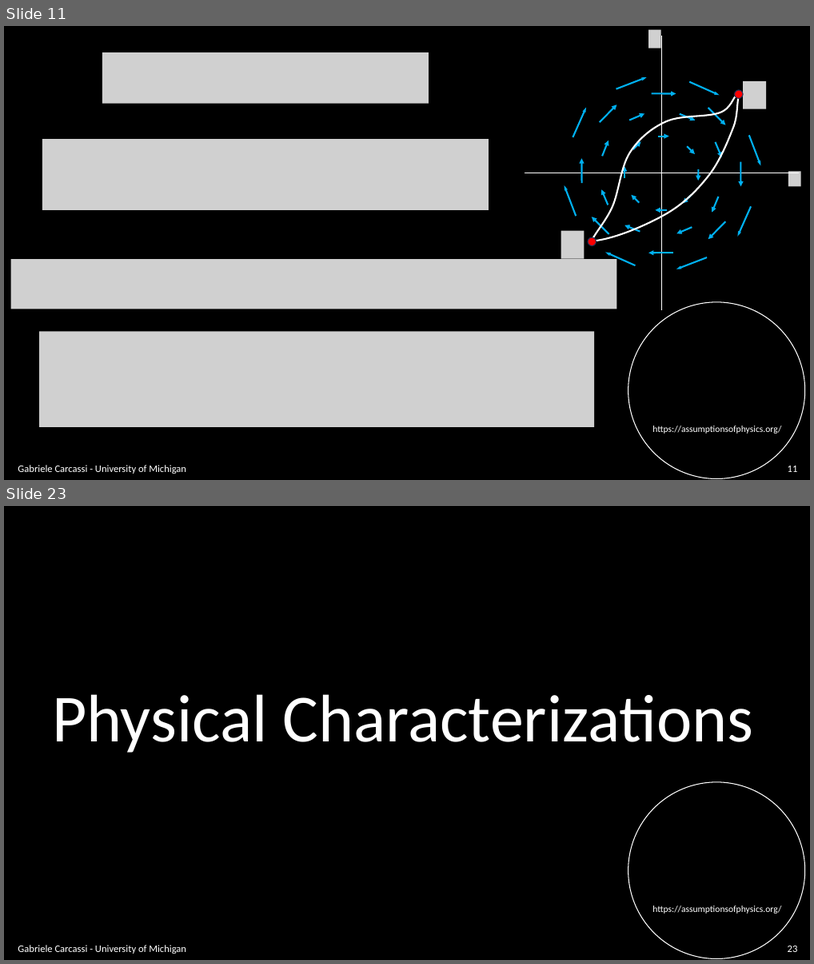
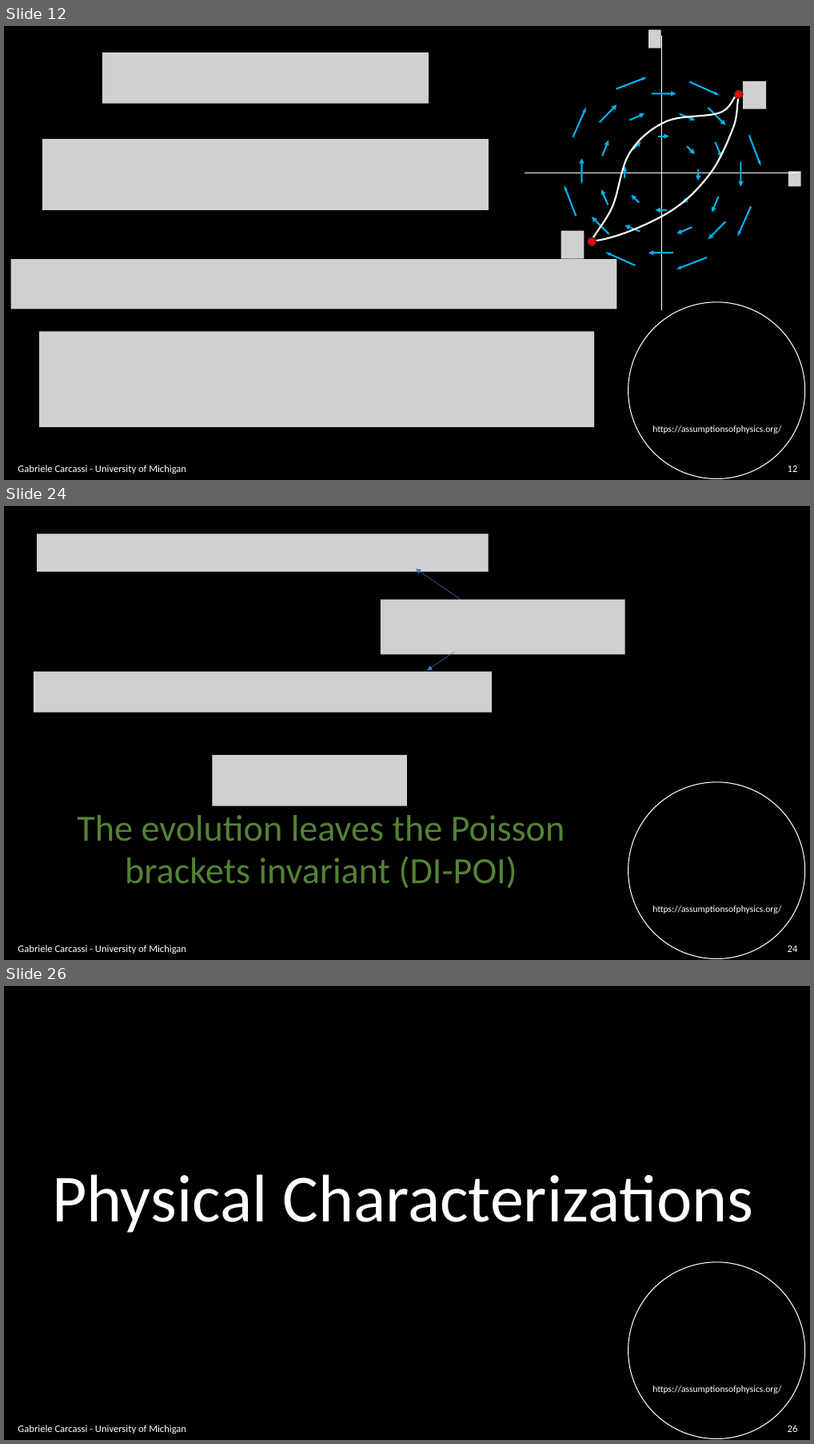
Before and after one commit to assumptionsofphysics/slides, a slide deck: BookCompanions-v2/RP-Class-3.pptx. Shown one above the other, each under a label of ours: slides 11 and 23 before the commit, slides 12, 24 and 26 after it; the slides between them are not shown. The pictures are 814x964 and 814x1444 pixels, drawn with LibreOffice and Linux fonts; fonts in the diff are those of the drawing; grey boxes stand for pictures; background and template pictures are left out. Boxes give left, top, right and bottom in pixels: in the first picture for what was removed or moved away, otherwise in the second. Text is boxed around its words. In the diff, an @@ line names an element or a change of style, - is before the commit and + after.

```diff
--- a/BookCompanions-v2/RP-Class-3.pptx
+++ b/BookCompanions-v2/RP-Class-3.pptx
@@ slide 24 added at [4,506,810,960], background #000000; not listed: 2 template elements that a slide beside it also shows @@
@@ picture added at [37,534,489,572] @@
@@ arrow added from (461, 599) to (416, 569), #4472C4 0.5 pt @@
@@ picture added at [381,599,626,654] @@
@@ picture added at [34,671,492,712] @@
@@ arrow added from (455, 651) to (427, 671), #4472C4 0.5 pt @@
@@ picture added at [212,755,407,805] @@
@@ text added at [77,815,566,841], 44 pt, text #548235 @@
+The evolution leaves the Poisson
@@ text added at [125,856,518,888], 44 pt, text #548235 @@
+brackets invariant (DI-POI)
@@ text added at [18,944,186,953], 12 pt, text #FFFFFF @@
+Gabriele Carcassi - University of Michigan
@@ page number added at [788,945,798,952], 12 pt, text #FFFFFF @@
+24
@@ what was slide 11 is now slide 12 @@
@@ page number at [788,465,798,472]: text changed @@
-11
+12
@@ what was slide 23 is now slide 26 @@
@@ page number at [788,1424,798,1432]: text changed @@
-23
+26
```
Also in this commit, not shown: 13 slides changed, 2 other slides added.
